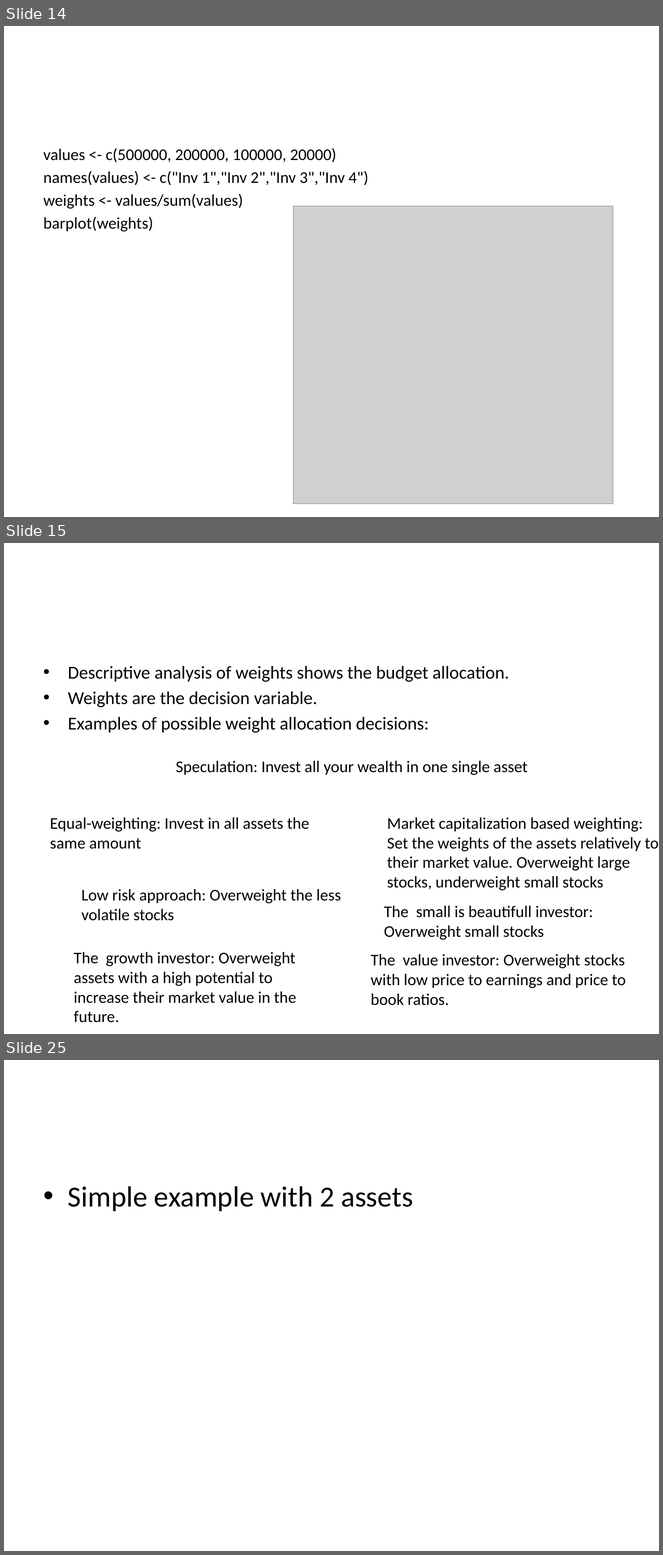
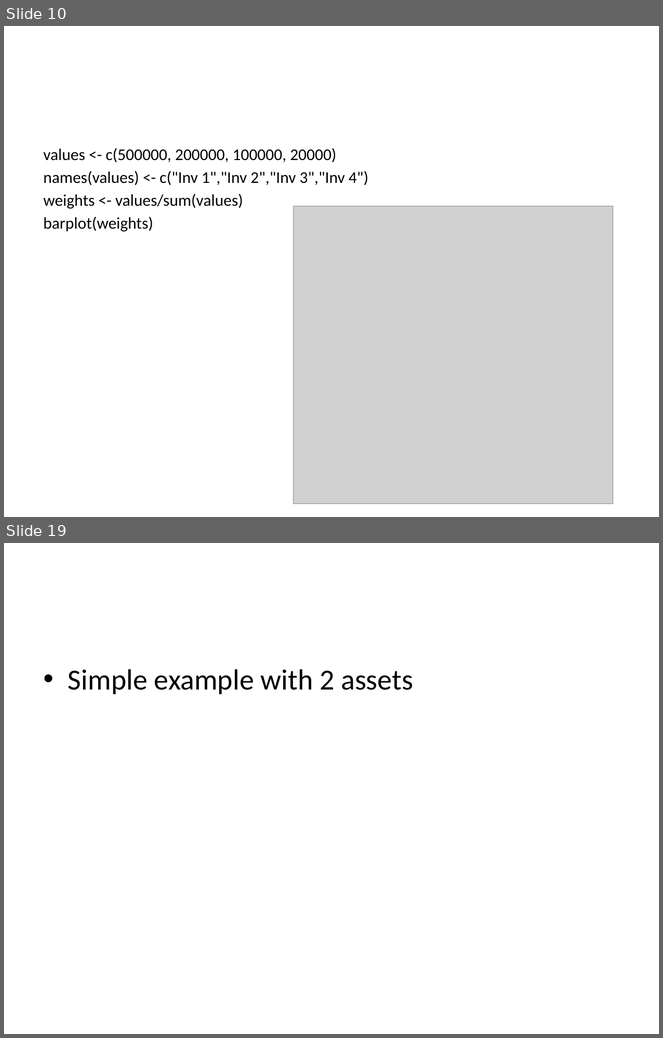
Before and after one commit to saciestudio/courses-intro-portfolio-analysis, a slide deck: scripts/Chapter1.pptx. Shown one above the other, each under a label of ours: slides 14, 15 and 25 before the commit, slides 10 and 19 after it; the slides between them are not shown. The pictures are 663x1555 and 663x1038 pixels, drawn with LibreOffice and Linux fonts; fonts in the diff are those of the drawing; grey boxes stand for pictures. Boxes give left, top, right and bottom in pixels: in the first picture for what was removed or moved away, otherwise in the second. Text is boxed around its words. In the diff, an @@ line names an element or a change of style, - is before the commit and + after.

```diff
--- a/scripts/Chapter1.pptx
+++ b/scripts/Chapter1.pptx
@@ slide 15 removed at [4, 543, 659, 1034], background #FFFFFF @@
@@ text removed at [68, 666, 509, 733] @@
-• Descriptive analysis of weights shows the budget allocation.
-• Weights are the decision variable.
-• Examples of possible weight allocation decisions:
@@ text removed at [176, 761, 528, 775] @@
-    Speculation: Invest all your wealth in one single asset
@@ text removed at [50, 818, 310, 849] @@
-    Equal-weighting: Invest in all assets the same amount
@@ text removed at [387, 818, 659, 891] @@
-    Market capitalization based weighting: Set the weights of the assets relatively to their market value. Overweight large stocks, underweight small stocks
@@ text removed at [81, 889, 341, 921] @@
-    Low risk approach: Overweight the less volatile stocks
@@ text removed at [384, 906, 593, 940] @@
-    The small is beautifull investor: Overweight small stocks
@@ text removed at [74, 952, 296, 1023] @@
-    The growth investor: Overweight assets with a high potential to increase their market value in the future.
@@ text removed at [371, 954, 626, 1006] @@
-    The value investor: Overweight stocks with low price to earnings and price to book ratios.
@@ what was slide 14 is now slide 10 @@
@@ what was slide 25 is now slide 19 @@
```
Also in this commit, not shown: 7 slides changed, 12 slides added, 16 other slides removed, 1 other file.
